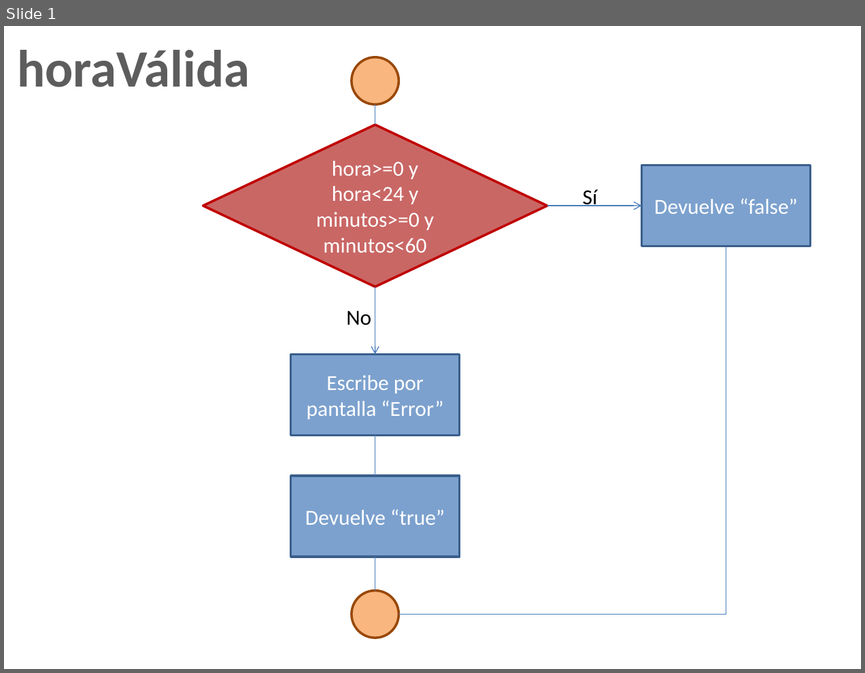
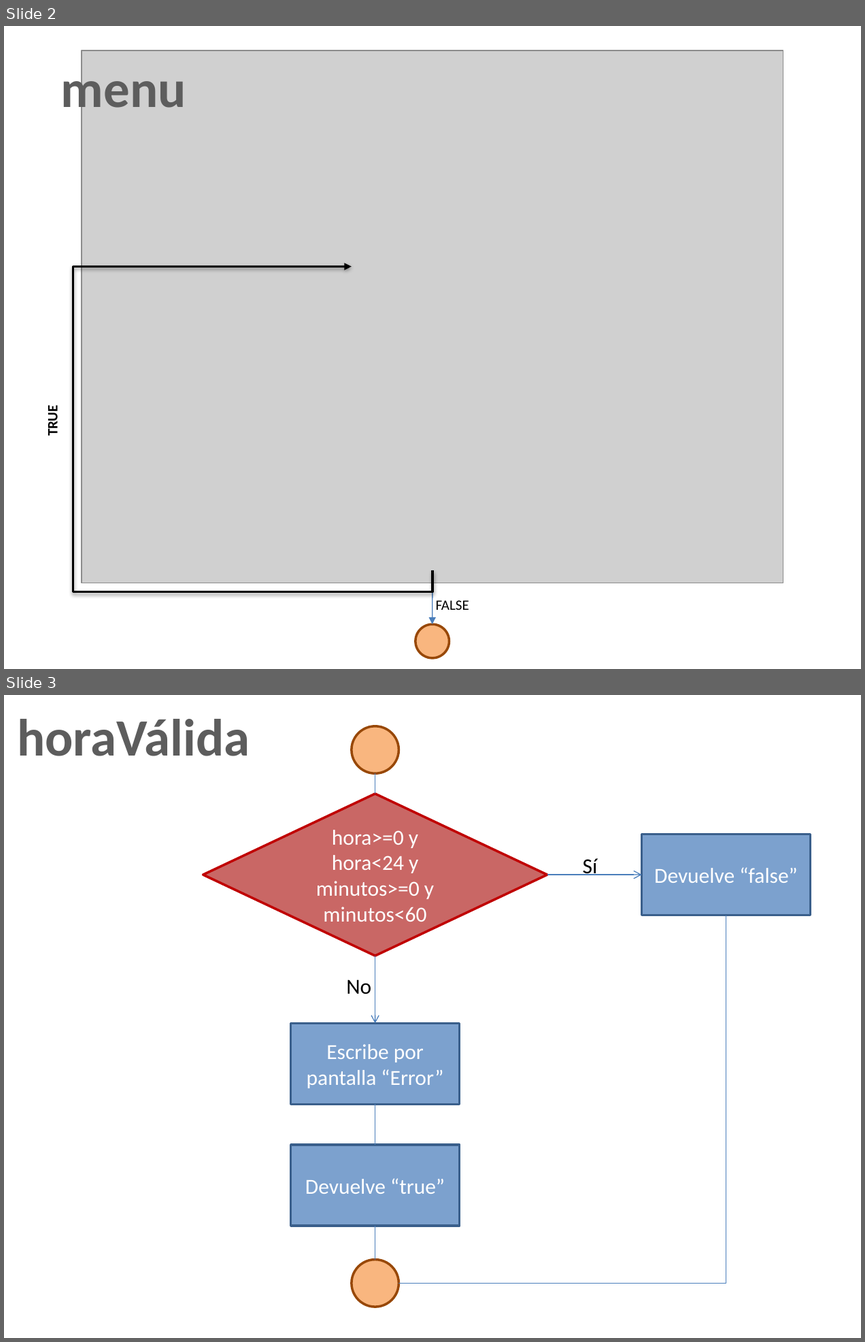
Before and after one commit to dj35/Proyecto-, a slide deck: Flujograma.pptx. Shown one above the other, each under a label of ours: slide 1 before the commit, slides 2 and 3 after it. The pictures are 865x673 and 865x1342 pixels, drawn with LibreOffice and Linux fonts; fonts in the diff are those of the drawing; grey boxes stand for pictures. Boxes give left, top, right and bottom in pixels: in the first picture for what was removed or moved away, otherwise in the second. Text is boxed around its words. In the diff, an @@ line names an element or a change of style, - is before the commit and + after.

```diff
--- a/Flujograma.pptx
+++ b/Flujograma.pptx
@@ slide 2 added at <box>4,26,861,669</box>, background #FFFFFF @@
@@ text added at <box>61,63,186,119</box>, 44 pt, text gradient #555555 to #5D5D5D to #000000, bold @@
+menu
@@ picture added at <box>82,51,784,583</box> @@
@@ elbow arrow added from (432, 570) to (352, 267), #000000 2 pt @@
@@ text added at <box>44,407,62,435</box>, 12 pt, text #000000, bold @@
+TRUE
@@ arrow added from (432, 570) to (432, 624), #4B7EBC 0.75 pt @@
@@ text added at <box>436,600,469,609</box>, 12 pt, text #000000 @@
+FALSE
@@ ellipse added at <box>415,624,449,658</box>, fill #F9B67F, outline #984807 2 pt @@
@@ what was slide 1 is now slide 3 @@
```
Also in this commit, not shown: 1 slide changed, 2 other slides added.
